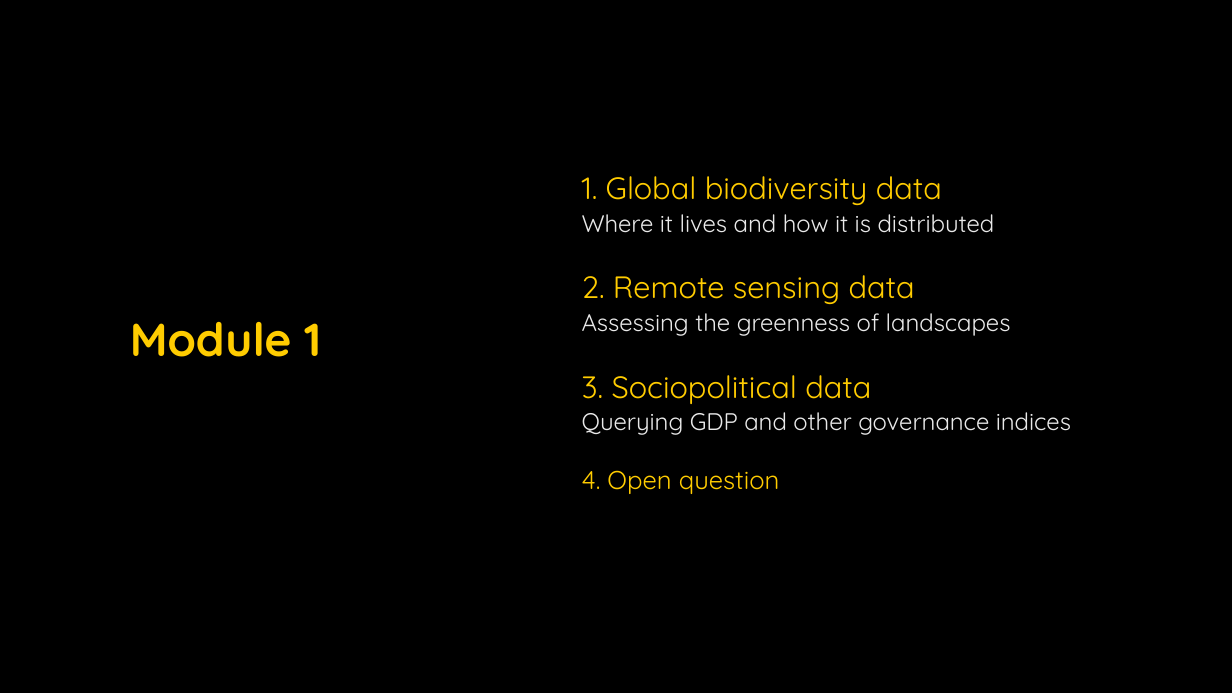
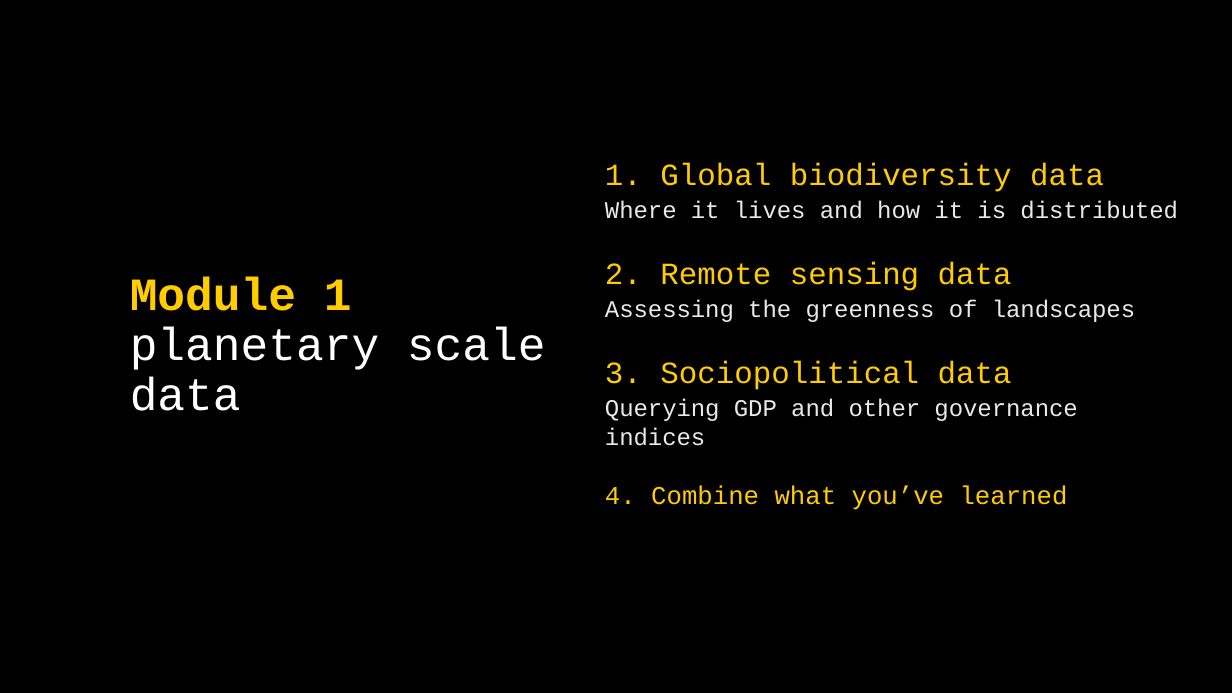
Before and after one commit to milliechapman/dsep, a slide deck: slide 2 of dsep2.pptx (slide 18 before the commit). Drawn at 1232x693 pixels with LibreOffice and Linux fonts; fonts in the diff are those of the drawing. Boxes give left, top, right and bottom in pixels: in the first picture for what was removed or moved away, otherwise in the second. Text is boxed around its words. In the diff, an @@ line names an element or a change of style, - is before the commit and + after.

```diff
--- a/dsep2.pptx
+++ b/dsep2.pptx
@@ text "1. Global biodiversity data": place and size @@
-text "1. Global biodiversity data" at bbox=[582, 176, 1071, 494]
+text "1. Global biodiversity data" at bbox=[605, 163, 1178, 510]
@@ text at bbox=[605, 163, 1178, 446]: font Quicksand to Courier New in "1. Global biodiversity data", "Where it lives and how it is ...", "2. Remote sensing data", "Assessing the greenness of landscapes" and 2 more places @@
@@ text "Module 1": place and size @@
-text "Module 1" at bbox=[130, 322, 321, 357]
+text "Module 1" at bbox=[130, 277, 546, 411]
@@ text at bbox=[130, 277, 352, 311]: font Quicksand to Courier New in "Module 1" @@
@@ text at bbox=[130, 327, 546, 411]: paragraph added @@
+planetary scale data
@@ text at bbox=[605, 485, 1068, 510]: text changed; font Quicksand to Courier New @@
-4. Open question
+4. Combine what you’ve learned
```
Also in this commit, not shown: 13 other slides changed, 12 slides added, 2 slides removed, 6 other files.
